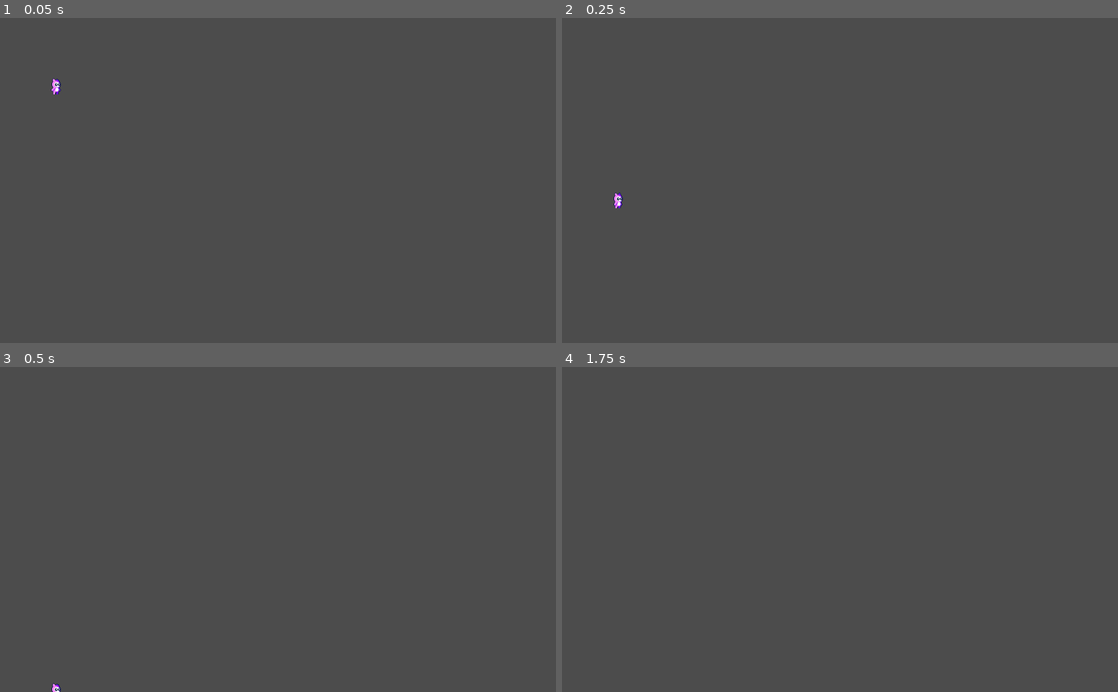
Above: before the commit, frames 1-4 (two rows, left to right).
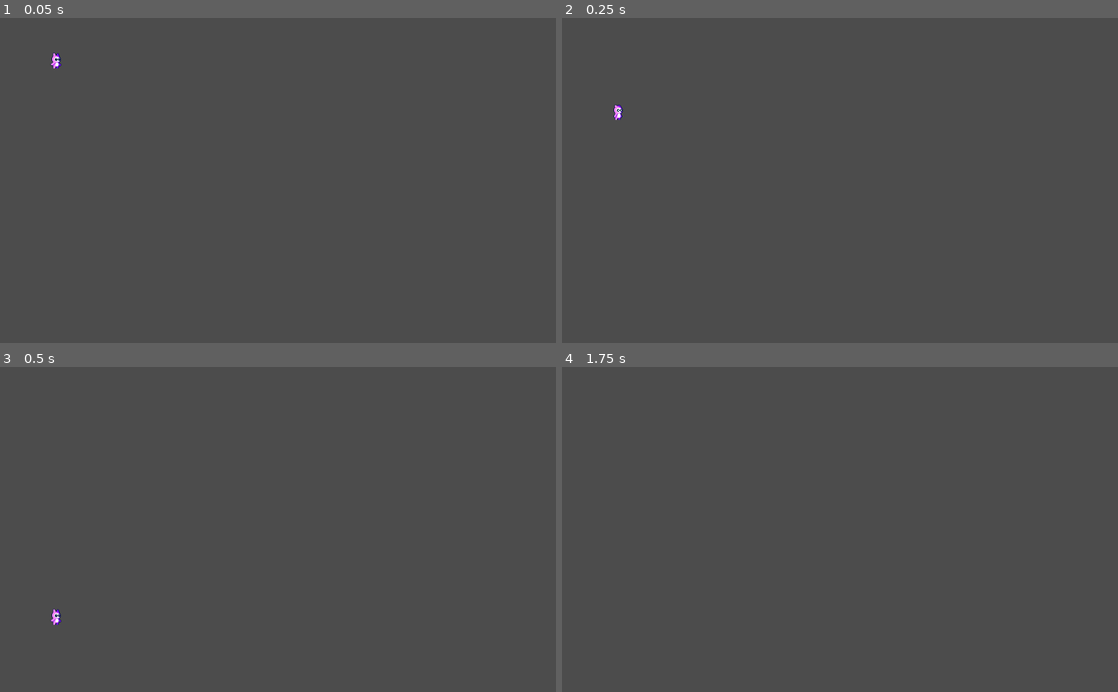
Above: after the commit, the same moments.

Repository: Mertric/2D-Video-game
Game: Godot game, scene res://src/Actors/Pink_Monster.tscn
Same seed, same stepped clock (60 frames per second), same inputs: the game is played once before the commit and once after it.
Inputs:
- Up to frame 1 (0.05 s): no input
- Up to frame 2 (0.25 s): no input
- Up to frame 3 (0.5 s): no input
- Up to frame 4 (1.75 s): hold D (right) from 0.53 s (still down); tap Space (jump) at 0.77, 1.52 s; tap Enter at 1.25 s

The runs differ from the first frame. In frame 1, 0.1% of the frame differs, in the area x 9-11%, y 10-24%; in frame 2, 0.1%; in frame 3, 0.1%; in frame 4, nothing differs.

Commit message:
Recent Change To Movement Scripts

Diff:
--- a/2D Platformer/src/Actors/Actor.gd
+++ b/2D Platformer/src/Actors/Actor.gd
@@ -1,14 +1,16 @@
 extends KinematicBody2D
 class_name Actor
 
+#var FLOOR_NORMAL = Vector2.UP
+const FLOOR_NORMAL: = Vector2.UP
 export var gravity: = 3000.0
 export var speed: = Vector2(300.0, 1000.0)
-
 var velocity: = Vector2.ZERO
 
 #this physics process will excute before the children classes
 #this function will allow the player to move
-func _physics_process(delta: float) -> void:
-	velocity.y	+= gravity * delta
-	#velocity.y = max(velocity.y, speed.y)
-	velocity = move_and_slide(velocity)
+
+#func _physics_process(delta: float) -> void:
+#	velocity.y	+= gravity * delta
+#	#velocity.y = max(velocity.y, speed.y)
+#	velocity = move_and_slide(velocity)
--- a/2D Platformer/src/Actors/Pink_Monster.tscn
+++ b/2D Platformer/src/Actors/Pink_Monster.tscn
@@ -27,73 +27,73 @@
 
 [sub_resource type="AtlasTexture" id=5]
 flags = 4
-atlas = ExtResource( 3 )
+atlas = ExtResource( 1 )
 region = Rect2( 0, 0, 32, 32 )
 
 [sub_resource type="AtlasTexture" id=6]
 flags = 4
-atlas = ExtResource( 3 )
+atlas = ExtResource( 1 )
 region = Rect2( 32, 0, 32, 32 )
 
 [sub_resource type="AtlasTexture" id=7]
 flags = 4
-atlas = ExtResource( 3 )
+atlas = ExtResource( 1 )
 region = Rect2( 64, 0, 32, 32 )
 
 [sub_resource type="AtlasTexture" id=8]
 flags = 4
-atlas = ExtResource( 3 )
+atlas = ExtResource( 1 )
 region = Rect2( 96, 0, 32, 32 )
 
 [sub_resource type="AtlasTexture" id=9]
 flags = 4
-atlas = ExtResource( 3 )
+atlas = ExtResource( 1 )
 region = Rect2( 128, 0, 32, 32 )
 
 [sub_resource type="AtlasTexture" id=10]
 flags = 4
-atlas = ExtResource( 3 )
+atlas = ExtResource( 1 )
 region = Rect2( 160, 0, 32, 32 )
 
 [sub_resource type="AtlasTexture" id=11]
 flags = 4
 atlas = ExtResource( 3 )
-region = Rect2( 192, 0, 32, 32 )
+region = Rect2( 0, 0, 32, 32 )
 
 [sub_resource type="AtlasTexture" id=12]
 flags = 4
 atlas = ExtResource( 3 )
-region = Rect2( 224, 0, 32, 32 )
+region = Rect2( 32, 0, 32, 32 )
 
 [sub_resource type="AtlasTexture" id=13]
 flags = 4
-atlas = ExtResource( 1 )
-region = Rect2( 0, 0, 32, 32 )
+atlas = ExtResource( 3 )
+region = Rect2( 64, 0, 32, 32 )
 
 [sub_resource type="AtlasTexture" id=14]
 flags = 4
-atlas = ExtResource( 1 )
-region = Rect2( 32, 0, 32, 32 )
+atlas = ExtResource( 3 )
+region = Rect2( 96, 0, 32, 32 )
 
 [sub_resource type="AtlasTexture" id=15]
 flags = 4
-atlas = ExtResource( 1 )
-region = Rect2( 64, 0, 32, 32 )
+atlas = ExtResource( 3 )
+region = Rect2( 128, 0, 32, 32 )
 
 [sub_resource type="AtlasTexture" id=16]
 flags = 4
-atlas = ExtResource( 1 )
-region = Rect2( 96, 0, 32, 32 )
+atlas = ExtResource( 3 )
+region = Rect2( 160, 0, 32, 32 )
 
 [sub_resource type="AtlasTexture" id=17]
 flags = 4
-atlas = ExtResource( 1 )
-region = Rect2( 128, 0, 32, 32 )
+atlas = ExtResource( 3 )
+region = Rect2( 192, 0, 32, 32 )
 
 [sub_resource type="AtlasTexture" id=18]
 flags = 4
-atlas = ExtResource( 1 )
-region = Rect2( 160, 0, 32, 32 )
+atlas = ExtResource( 3 )
+region = Rect2( 224, 0, 32, 32 )
 
 [sub_resource type="SpriteFrames" id=19]
 animations = [ {
@@ -102,14 +102,14 @@
 "name": "Idle",
 "speed": 10.0
 }, {
-"frames": [ SubResource( 5 ), SubResource( 6 ), SubResource( 7 ), SubResource( 8 ), SubResource( 9 ), SubResource( 10 ), SubResource( 11 ), SubResource( 12 ) ],
+"frames": [ SubResource( 5 ), SubResource( 6 ), SubResource( 7 ), SubResource( 8 ), SubResource( 9 ), SubResource( 10 ) ],
+"loop": true,
+"name": "Run",
+"speed": 10.0
+}, {
+"frames": [ SubResource( 11 ), SubResource( 12 ), SubResource( 13 ), SubResource( 14 ), SubResource( 15 ), SubResource( 16 ), SubResource( 17 ), SubResource( 18 ) ],
 "loop": true,
 "name": "Jump",
-"speed": 10.0
-}, {
-"frames": [ SubResource( 13 ), SubResource( 14 ), SubResource( 15 ), SubResource( 16 ), SubResource( 17 ), SubResource( 18 ) ],
-"loop": true,
-"name": "Run",
 "speed": 10.0
 } ]
 
@@ -129,7 +129,7 @@
 position = Vector2( 0, -16 )
 frames = SubResource( 19 )
 animation = "Idle"
-frame = 2
+frame = 3
 playing = true
 
 [node name="CollisionShape2D" type="CollisionShape2D" parent="."]
--- a/2D Platformer/src/Actors/Player.gd
+++ b/2D Platformer/src/Actors/Player.gd
@@ -1,15 +1,27 @@
 extends Actor
 
+var direction: = Vector2.ZERO
+
 #built in Godot Function
+#delta is a timer
 func _physics_process(delta: float) -> void:
 	#calculate the direction the character is trying to move at every frame
-
 	#returns a floating point value return 1 if pressed 0 if not
 	var direction: = GetDirection()
-	velocity = speed * direction
+	velocity = CalculateMoveVelocity(velocity,direction,speed)
+	velocity = move_and_slide(velocity, FLOOR_NORMAL	)
 
 #This function will get the direction of the player when key is pressed for either A=Left, D=Right, or SpaceBar=Jump
 #Jumping will only occur if the play is on the floor.
 func GetDirection() -> Vector2:
 	return Vector2(Input.get_action_strength("right") - Input.get_action_strength("left"),-1.0
 	if Input.is_action_just_pressed("jump") and is_on_floor() else 1.0)
+
+#This will calculate the player movement velocity
+func CalculateMoveVelocity(linearVelocity: Vector2,speed: Vector2, direction: Vector2) -> Vector2:
+	var newVelocity: = linearVelocity
+	newVelocity.x = speed.x * direction.x
+	newVelocity.y += gravity * get_physics_process_delta_time()
+	if direction.y == -1.0:
+		newVelocity.y = speed.y * direction.y
+	return  newVelocity
